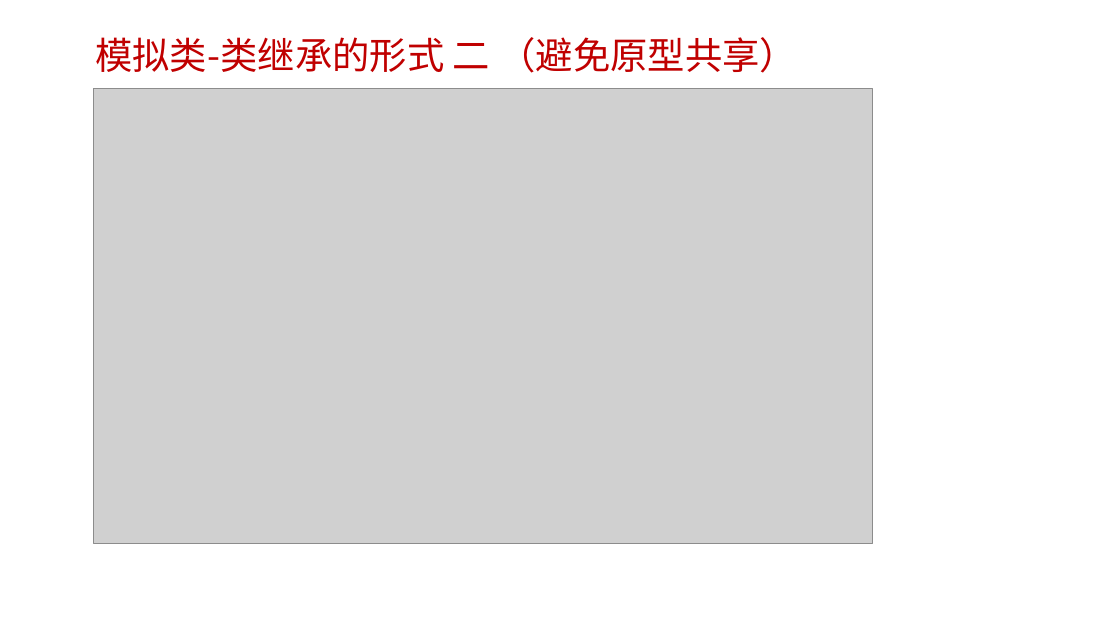
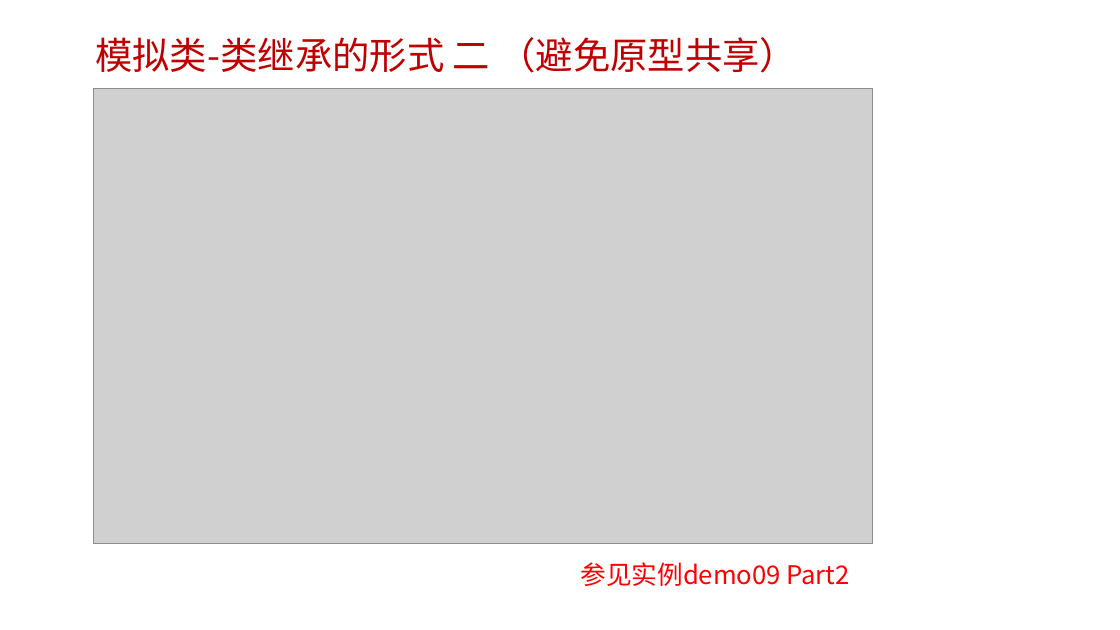
Before and after one commit to edu2act/course-javascript-advanced, a slide deck: slide 23 of 课程PPT/07.JavaScript面向对象编程 一.pptx. Drawn at 1120x630 pixels with LibreOffice and Linux fonts; fonts in the diff are those of the drawing; grey boxes stand for pictures; background and template pictures are left out. Boxes give left, top, right and bottom in pixels: in the first picture for what was removed or moved away, otherwise in the second. Text is boxed around its words. In the diff, an @@ line names an element or a change of style, - is before the commit and + after.

```diff
--- a/课程PPT/07.JavaScript面向对象编程 一.pptx
+++ b/课程PPT/07.JavaScript面向对象编程 一.pptx
@@ text added at (581, 562, 849, 586), 22 pt, text #FF0000 @@
+参见实例demo09 Part2
```
Also in this commit, not shown: 5 other slides changed, 3 slides added, 1 slide removed, 10 other files.
